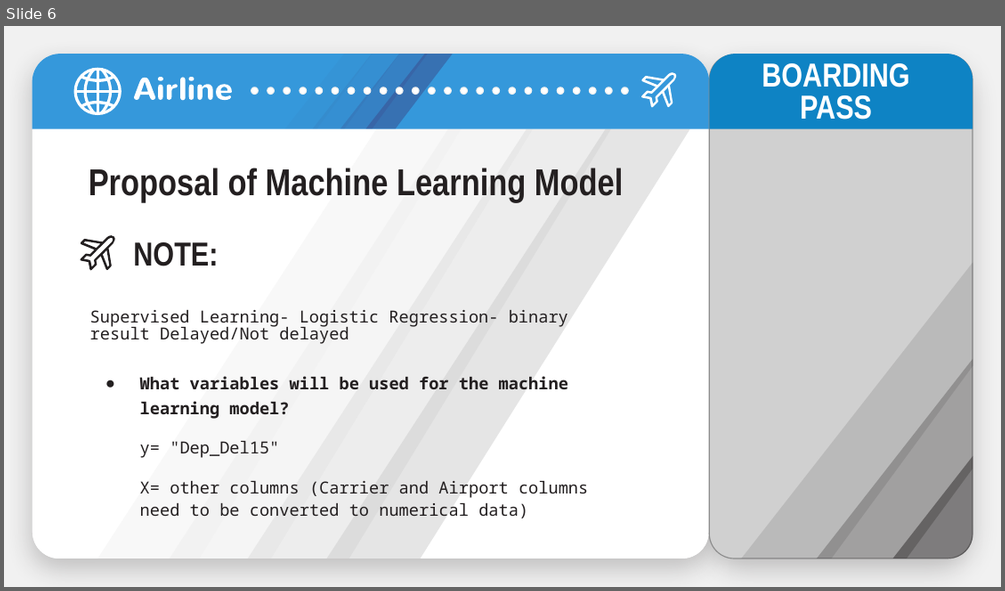
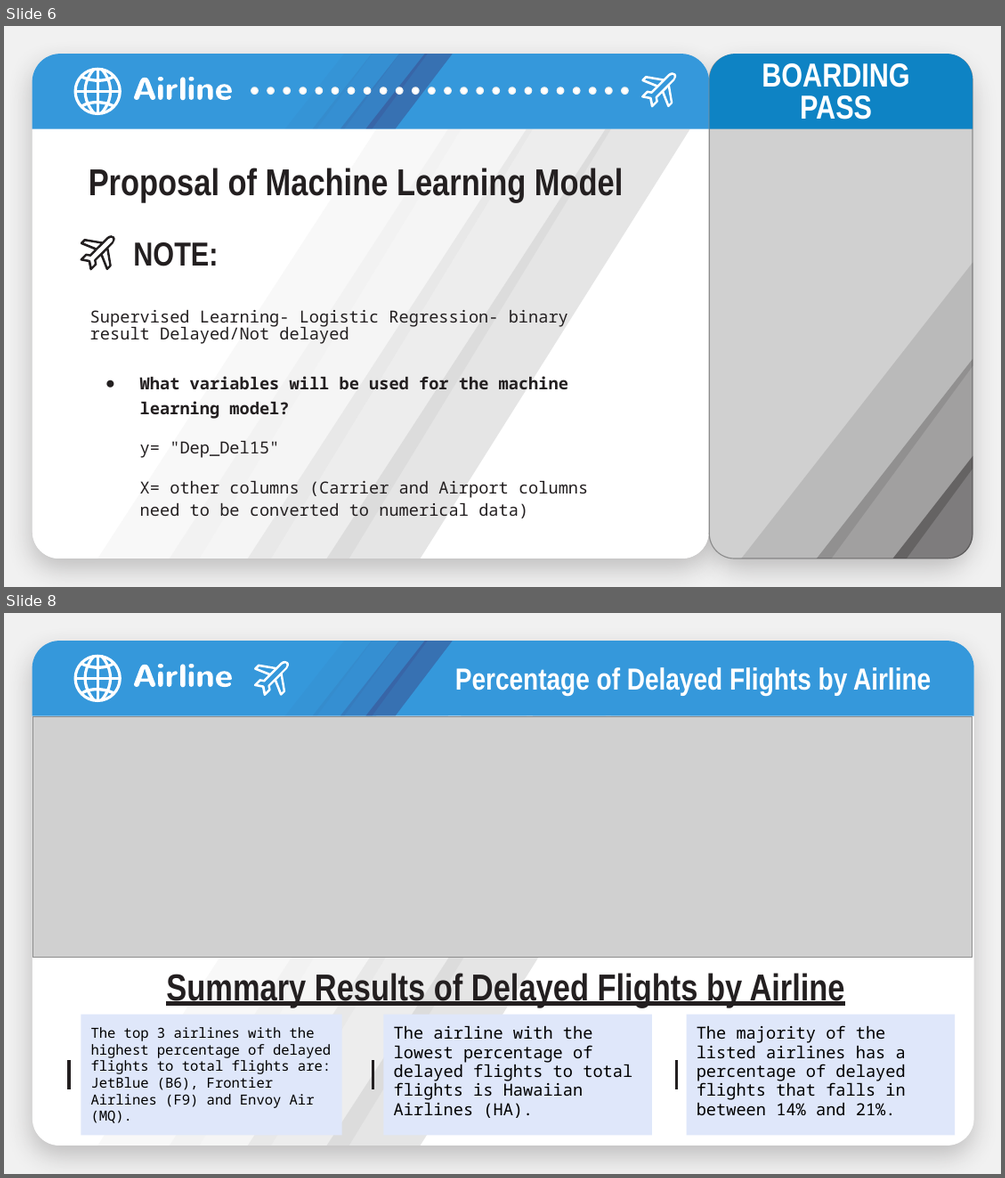
Before and after one commit to gdevashrayee/capstone_project-airline-delays, a slide deck: Airline Delays Powerpoint/AIRLINE DELAYS.pptx. Shown one above the other, each under a label of ours: slide 6 before the commit, slides 6 and 8 after it; the slides between them are not shown. The pictures are 1005x591 and 1005x1178 pixels, drawn with LibreOffice and Linux fonts; fonts in the diff are those of the drawing; grey boxes stand for pictures. Boxes give left, top, right and bottom in pixels: in the first picture for what was removed or moved away, otherwise in the second. Text is boxed around its words. In the diff, an @@ line names an element or a change of style, - is before the commit and + after.

```diff
--- a/Airline Delays Powerpoint/AIRLINE DELAYS.pptx
+++ b/Airline Delays Powerpoint/AIRLINE DELAYS.pptx
@@ slide 8 added at box(4, 613, 1001, 1174), background #F1F1F1; not listed: 8 template elements that a slide beside it also shows @@
@@ round same rect added at box(32, 641, 974, 715), fill #3598DB @@
@@ rounded rectangle added at box(32, 641, 974, 1145), fill #FFFFFF @@
@@ group added at box(134, 664, 232, 687): 6 freeform shapes, 1 rounded rectangle @@
@@ freeform shape added at box(254, 661, 289, 696), fill #FFFFFF @@
@@ group added at box(72, 655, 123, 703): 7 freeform shapes @@
@@ text added at box(455, 667, 930, 696), 22 pt, text #FFFFFF, bold @@
+Percentage of Delayed Flights by Airline
@@ picture added at box(32, 716, 971, 957) @@
@@ text added at box(166, 973, 845, 1008), 27 pt, text #231F20, bold, underline @@
+Summary Results of Delayed Flights by Airline
@@ rectangle added at box(81, 1013, 342, 1135), fill #DFE7FA, 10 pt, text #000000 @@
+The top 3 airlines with the highest percentage of delayed flights to total flights are: JetBlue (B6), Frontier Airlines (F9) and Envoy Air (MQ).
@@ rectangle added at box(384, 1013, 652, 1135), fill #DFE7FA, 12 pt, text #000000 @@
+The airline with the lowest percentage of delayed flights to total flights is Hawaiian Airlines (HA).
@@ rectangle added at box(686, 1013, 954, 1135), fill #DFE7FA, 12 pt, text #000000 @@
+The majority of the listed airlines has a percentage of delayed flights that falls in between 14% and 21%.
@@ line added from (69, 1089) to (69, 1060), #231F20 2.25 pt @@
@@ line added from (372, 1089) to (372, 1060), #231F20 2.25 pt @@
@@ line added from (677, 1089) to (677, 1060), #231F20 2.25 pt @@
```
Also in this commit, not shown: 4 slides changed, 2 other slides added, 1 slide removed, 1 other file.
